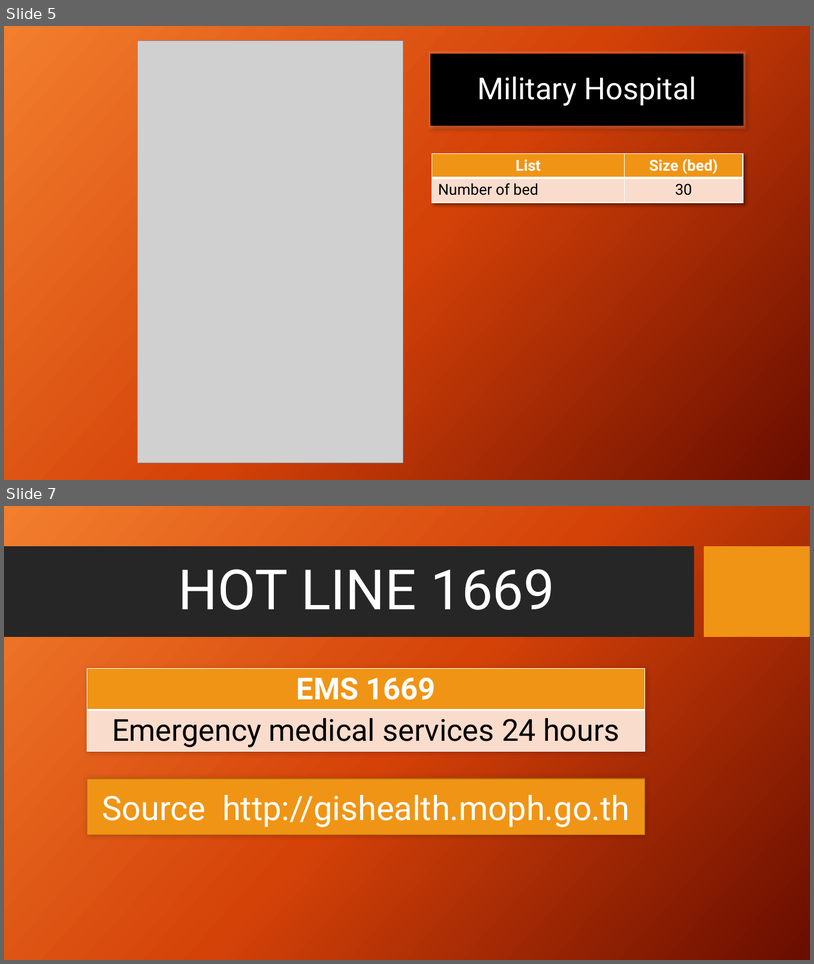
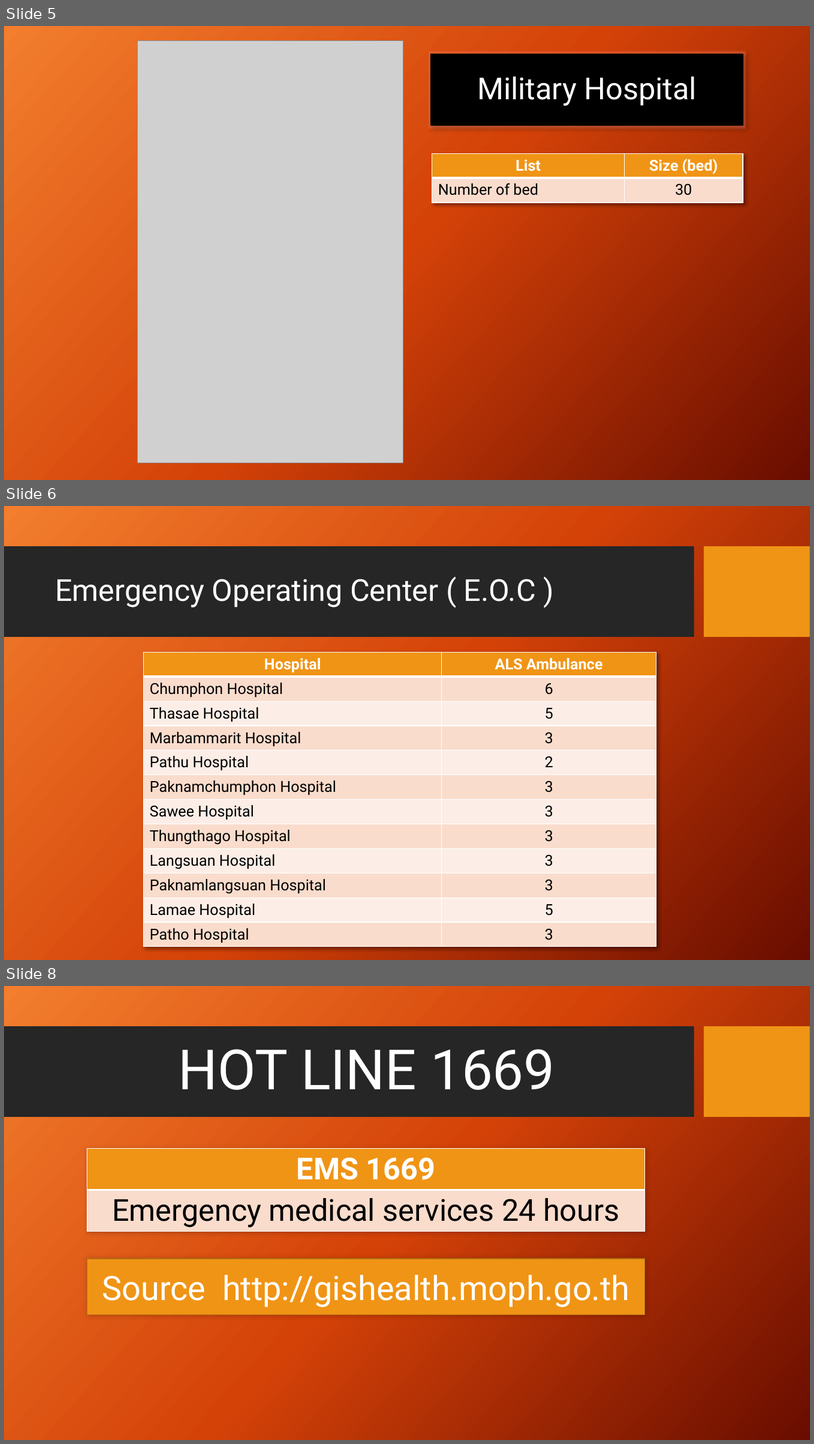
Before and after one commit to joblackpoc/Jobs_SSJ, a slide deck: gishealth_Eng.pptx. Shown one above the other, each under a label of ours: slides 5 and 7 before the commit, slides 5, 6 and 8 after it; the slides between them are not shown. The pictures are 814x964 and 814x1444 pixels, drawn with LibreOffice and Linux fonts; fonts in the diff are those of the drawing; grey boxes stand for pictures; background and template pictures are left out. Boxes give left, top, right and bottom in pixels: in the first picture for what was removed or moved away, otherwise in the second. Text is boxed around its words. In the diff, an @@ line names an element or a change of style, - is before the commit and + after.

```diff
--- a/gishealth_Eng.pptx
+++ b/gishealth_Eng.pptx
@@ slide 6 added at box(4, 506, 810, 960), background picture (left out); not listed: 2 template elements that a slide beside it also shows @@
@@ title added at box(55, 579, 536, 607), 36 pt, text #FFFFFF @@
+Emergency Operating Center ( E.O.C )
@@ table added at box(144, 652, 657, 946), 12 rows, 2 columns @@
+Hospital | ALS Ambulance
+Chumphon Hospital | 6
+Thasae Hospital | 5
+Marbammarit Hospital | 3
+Pathu Hospital | 2
+Paknamchumphon Hospital | 3
+Sawee Hospital | 3
+Thungthago Hospital | 3
+Langsuan Hospital | 3
+Paknamlangsuan Hospital | 3
+Lamae Hospital | 5
+Patho Hospital | 3
@@ what was slide 7 is now slide 8 @@
```
Also in this commit, not shown: 1 slide changed, 2 other files.
